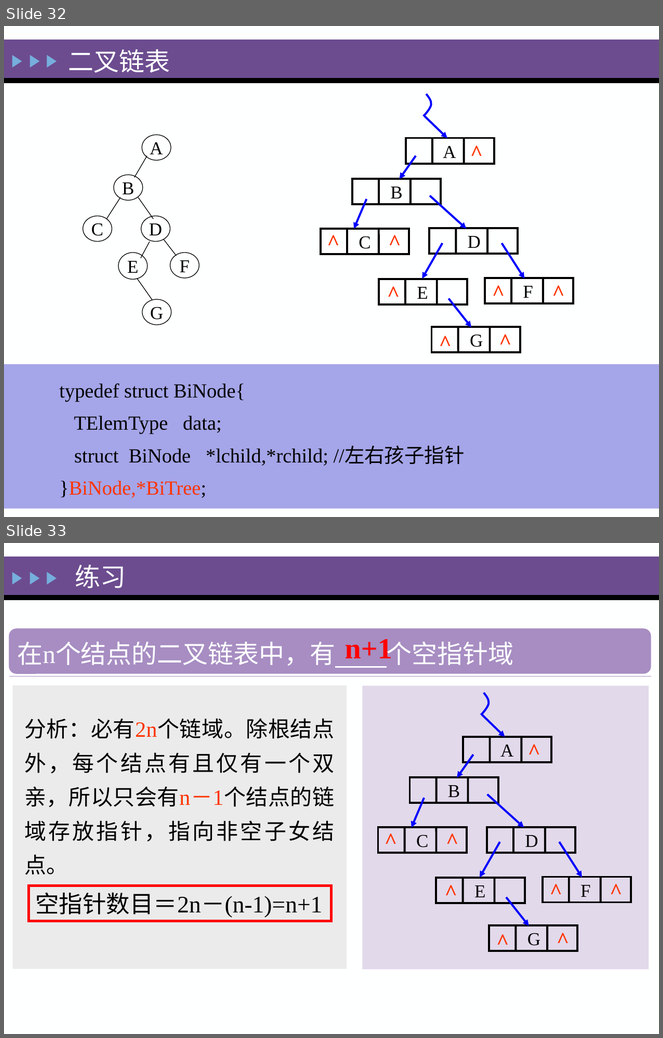
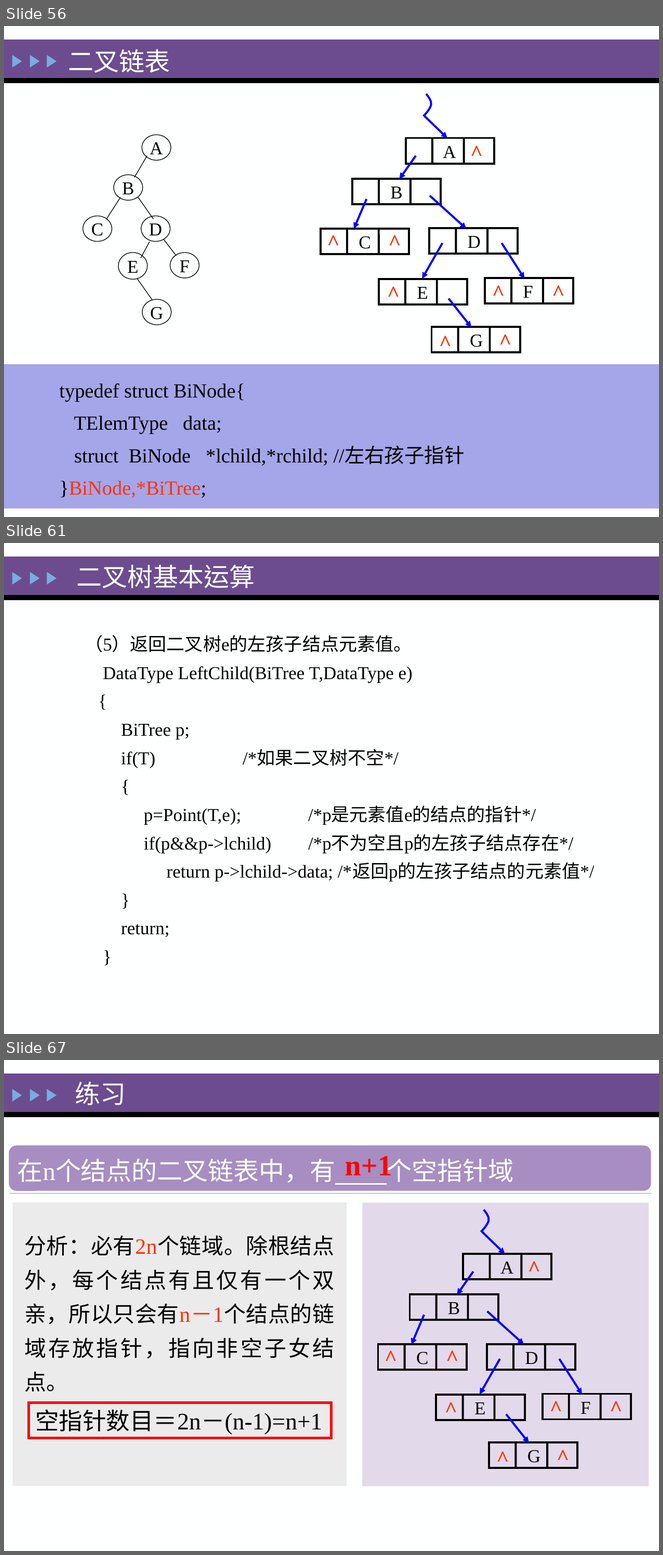
Before and after one commit to zeemeil/zeemeil.github.io, a slide deck: files/2025_1_DS/0402_DS_Tree.pptx. Shown one above the other, each under a label of ours: slides 32 and 33 before the commit, slides 56, 61 and 67 after it; the slides between them are not shown. The pictures are 663x1038 and 663x1555 pixels, drawn with LibreOffice and Linux fonts; fonts in the diff are those of the drawing. Boxes give left, top, right and bottom in pixels: in the first picture for what was removed or moved away, otherwise in the second. Text is boxed around its words. In the diff, an @@ line names an element or a change of style, - is before the commit and + after.

```diff
--- a/files/2025_1_DS/0402_DS_Tree.pptx
+++ b/files/2025_1_DS/0402_DS_Tree.pptx
@@ slide 61 added at bbox=[4, 543, 659, 1034], background #FEFFFF; not listed: 5 template elements that a slide beside it also shows @@
@@ title added at bbox=[77, 564, 255, 588], 28 pt, text #FEFFFF @@
+二叉树基本运算
@@ text added at bbox=[85, 635, 595, 937], 20 pt, text #000000 @@
+（5）返回二叉树e的左孩子结点元素值。
+DataType LeftChild(BiTree T,DataType e)
+{
+BiTree p;
+if(T) /*如果二叉树不空*/
+{
+p=Point(T,e); /*p是元素值e的结点的指针*/
+if(p&&p->lchild) /*p不为空且p的左孩子结点存在*/
+return p->lchild->data; /*返回p的左孩子结点的元素值*/
+}
+return;
+}
@@ what was slide 32 is now slide 56 @@
@@ what was slide 33 is now slide 67 @@
```
Also in this commit, not shown: 2 slides changed, 37 other slides added, 7 other files.
